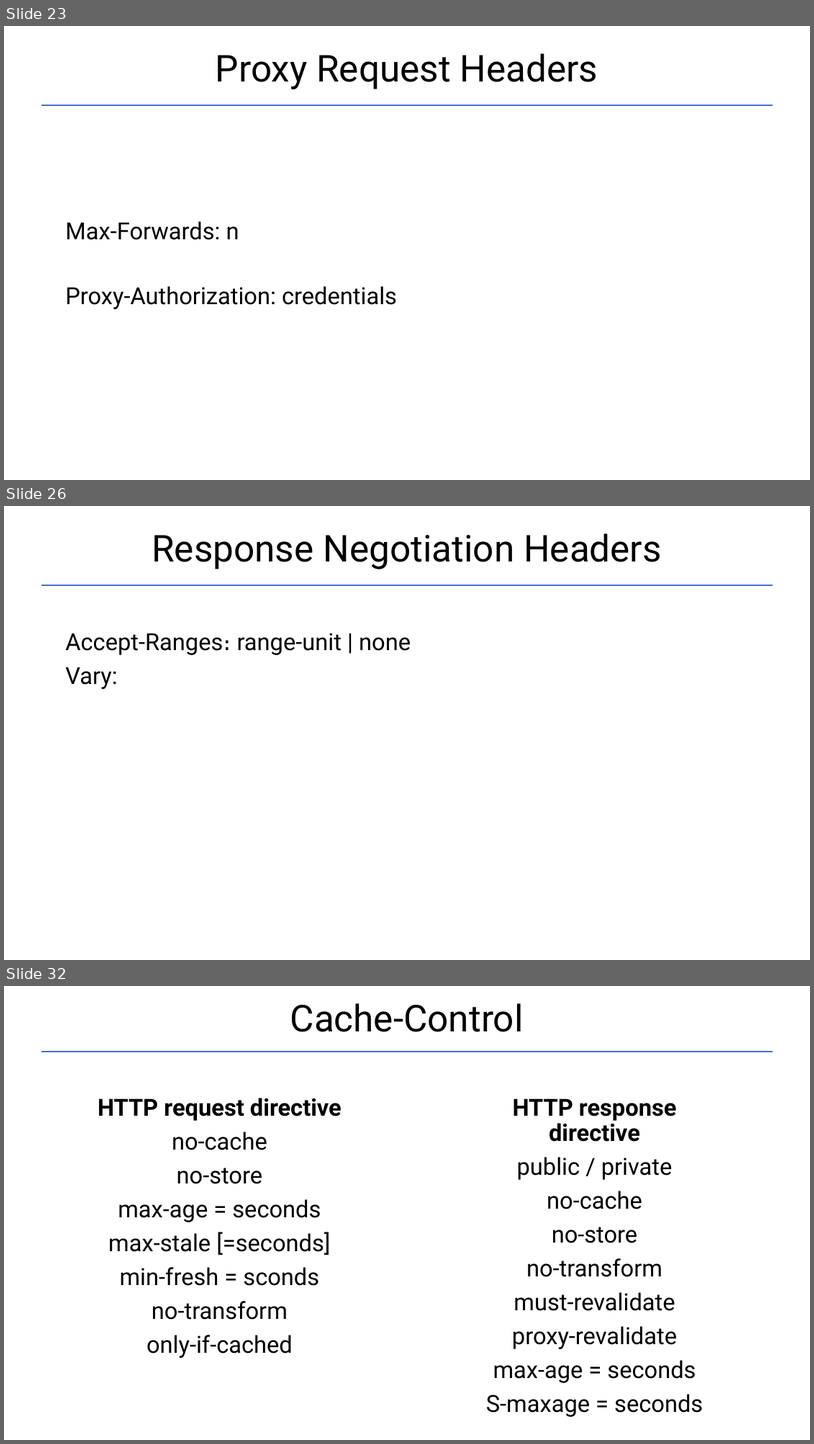
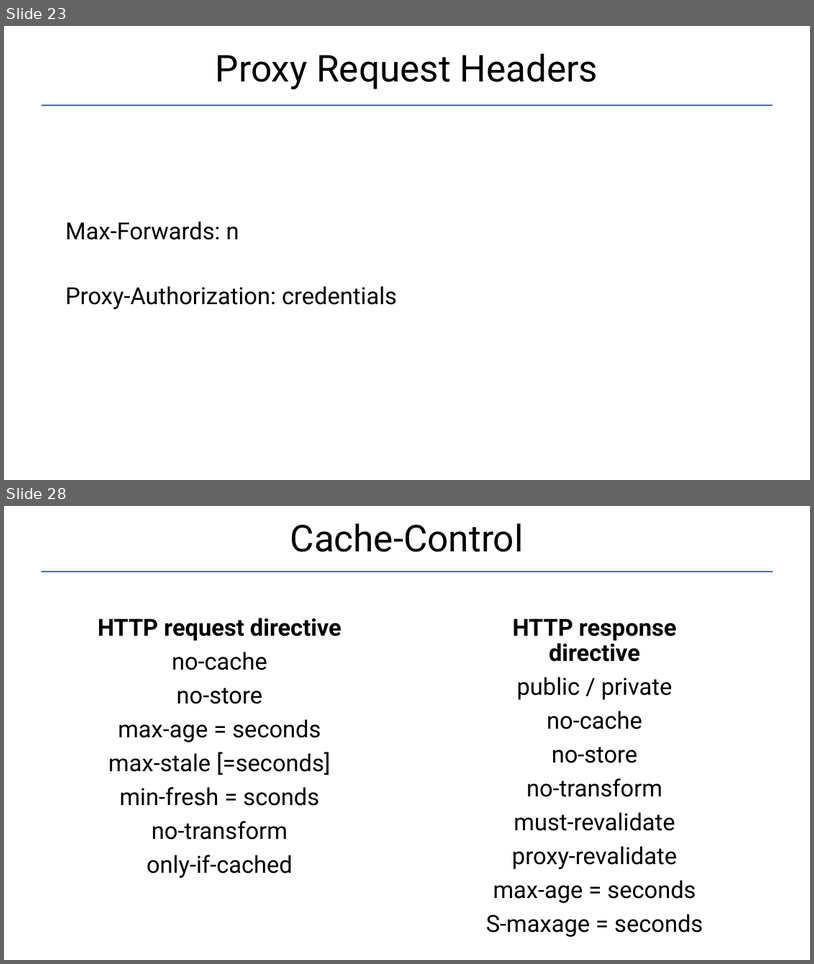
Before and after one commit to Garnik94/Levelup_presentations, a slide deck: Http/Http_presentation.pptx. Shown one above the other, each under a label of ours: slides 23, 26 and 32 before the commit, slides 23 and 28 after it; the slides between them are not shown. The pictures are 814x1444 and 814x964 pixels, drawn with LibreOffice and Linux fonts; fonts in the diff are those of the drawing. Boxes give left, top, right and bottom in pixels: in the first picture for what was removed or moved away, otherwise in the second. Text is boxed around its words. In the diff, an @@ line names an element or a change of style, - is before the commit and + after.

```diff
--- a/Http/Http_presentation.pptx
+++ b/Http/Http_presentation.pptx
@@ slide 26 removed at box(4, 506, 810, 960), background #FFFFFF @@
@@ title removed at box(152, 533, 662, 569) @@
-Response Negotiation Headers
@@ line removed from (41, 585) to (773, 585) @@
@@ text removed at box(65, 633, 411, 689) @@
-Accept-Ranges։ range-unit | none
-Vary:
@@ what was slide 32 is now slide 28 @@
```
Also in this commit, not shown: 8 slides changed, 1 slide added, 3 other slides removed, 1 other file.
